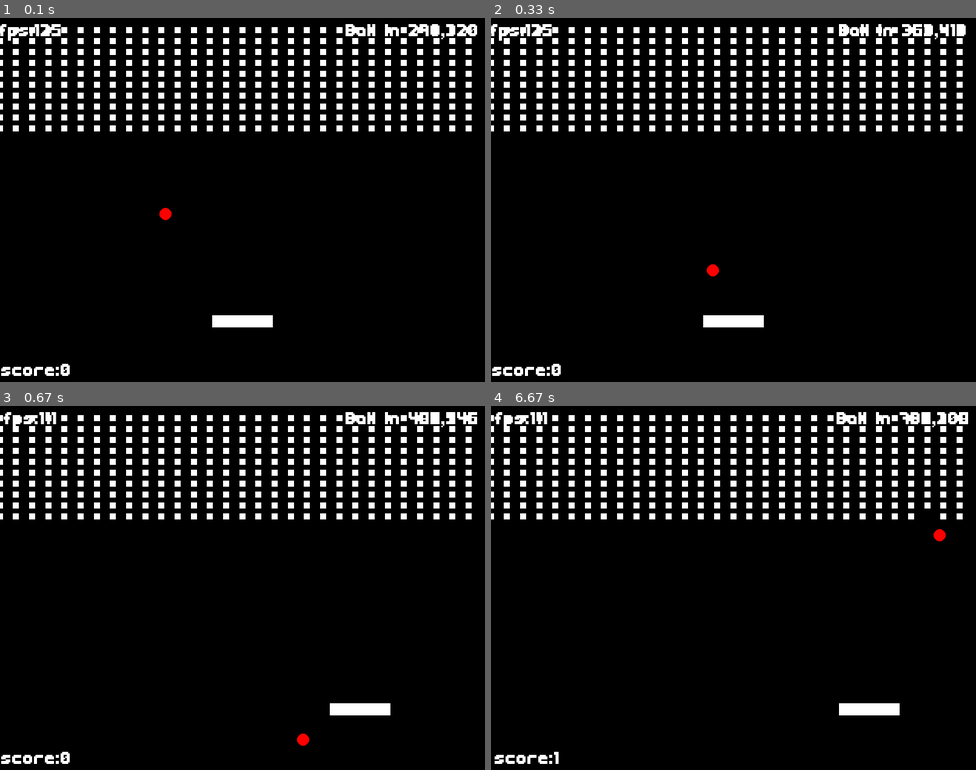
Above: before the commit, frames 1-4 (two rows, left to right).
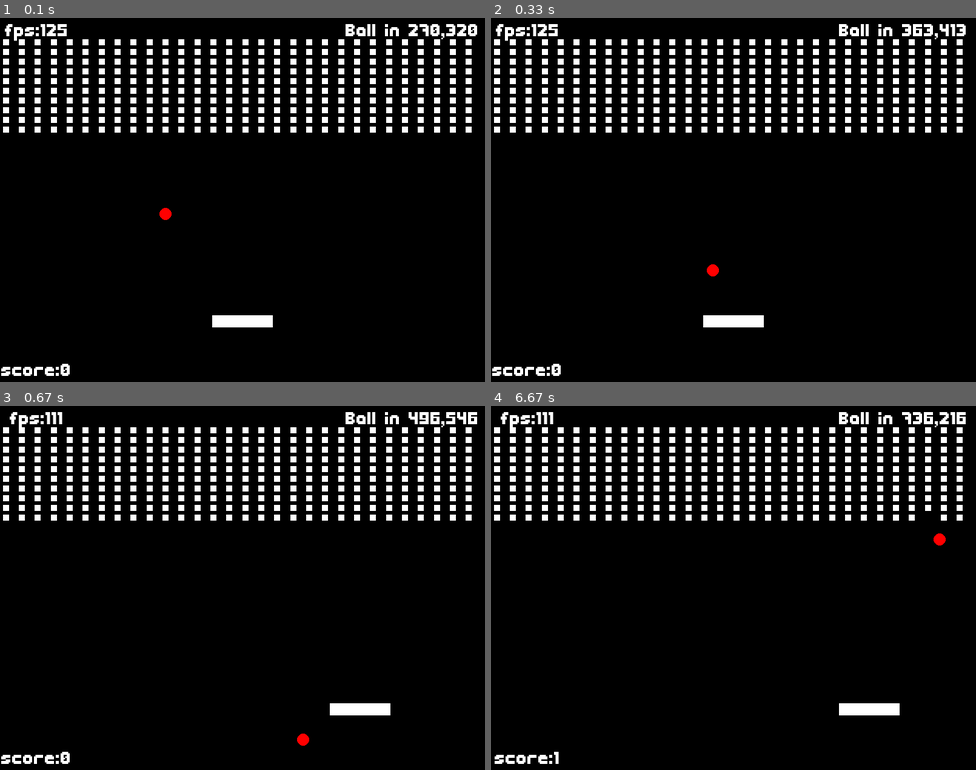
Above: after the commit, the same moments.

Repository: ZhangJC2025/pygame_breakout
Game: pygame game, started from main.py
Two runs of this game, one before a commit and one after it. Both use one fixed random seed, a clock stepped at 60 frames per second and the inputs below.
Inputs:
- Up to frame 1 (0.1 s): no input
- Up to frame 2 (0.33 s): no input
- Up to frame 3 (0.67 s): hold D from 0.33 s (still down)
- Up to frame 4 (6.67 s): release D at 0.8 s; tap Space at 1.67, 3.4, 5.4 s; hold A 2-2.53 s; hold D 3.73-4.37 s; hold D 6.07-6.53 s; hold A from 6.57 s (still down)

The runs differ from the first frame. In frame 1, 9.0% of the frame differs, in the area x 0-98%, y 1-32%; in frame 2, 9.0%; in frame 3, 8.9%; in frame 4, 9.3%, in the area x 0-99%, y 1-39%.

Commit message:
small fix

Diff:
--- a/main.py
+++ b/main.py
@@ -248,7 +248,7 @@
         fps = int(1 / dt)
     else:
         fps = 0
-    font_render(surface, 40, f"fps:{fps}", white, (50, 20))
+    font_render(surface, 40, f"fps:{fps}", white, (60, 20))
 
     # score render
     font_render(surface, 40, f"score:{SCORE}", white, (60, surface.get_height() - 20))
@@ -326,7 +326,7 @@
     # entitys
     paddle = Paddle(screen.get_width() / 2, screen.get_height() - 100, 100, 20)
     ball = Ball(screen.get_width() / 2 - 150, screen.get_height() / 2)
-    brick_generator = Brick_generator((0, WIDTH), (20, 200), 10, 30)
+    brick_generator = Brick_generator((10, WIDTH), (40, 200), 10, 30)
 
     clock = pg.time.Clock()
     dt = 0
Not shown, removed: start.sh
